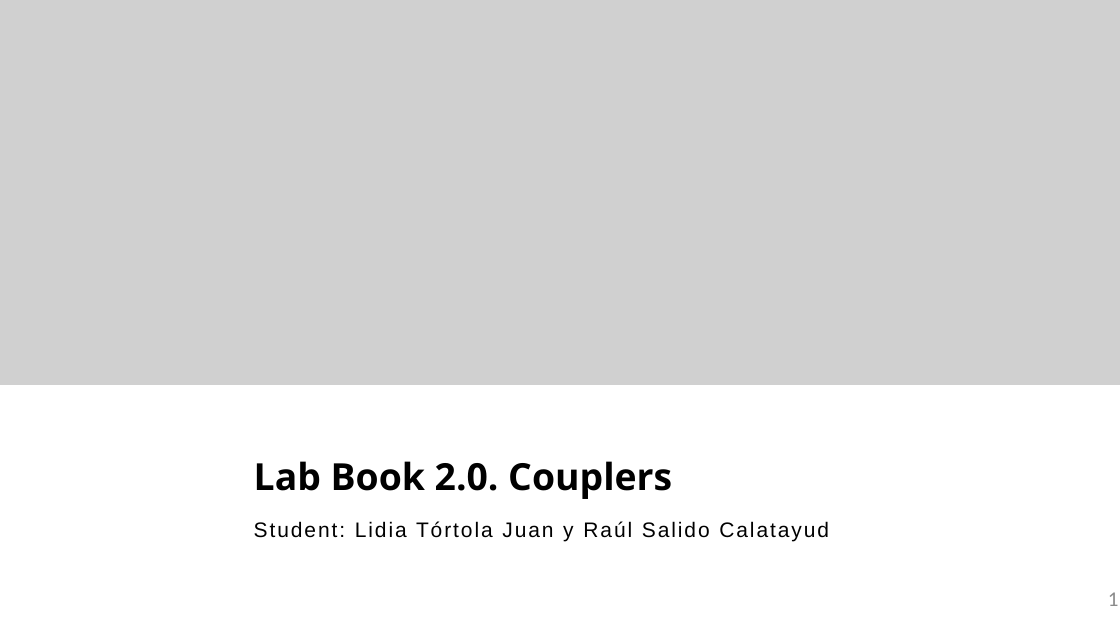
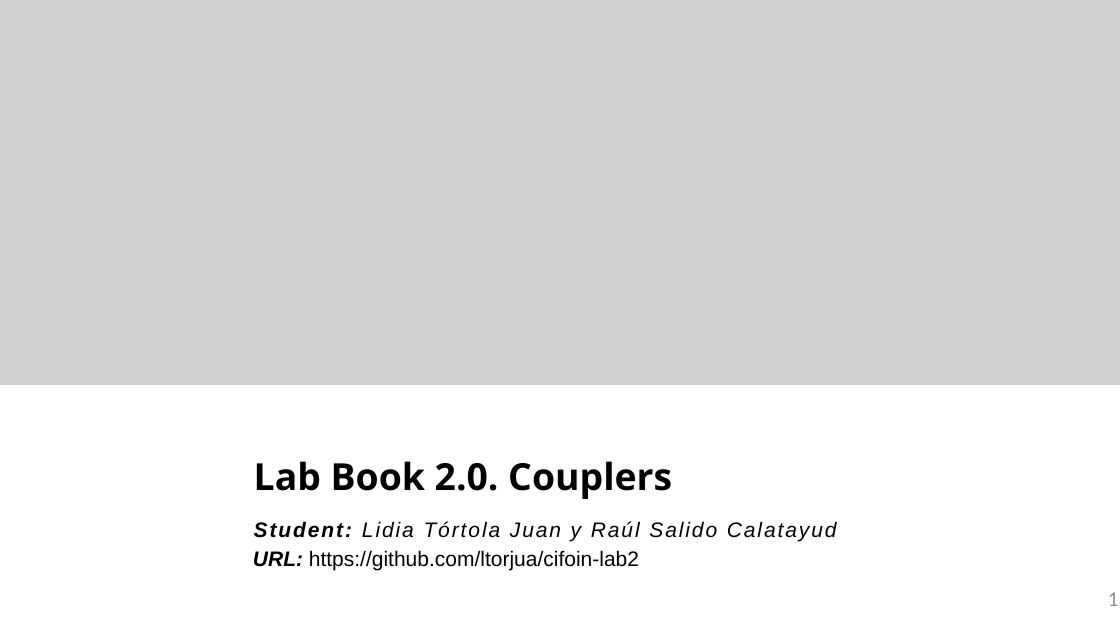
Before and after one commit to ltorjua/cifoin-lab2, a slide deck: slide 1 of LabBook_20.pptx. Drawn at 1120x630 pixels with LibreOffice and Linux fonts; fonts in the diff are those of the drawing; grey boxes stand for pictures; background and template pictures are left out. Boxes give left, top, right and bottom in pixels: in the first picture for what was removed or moved away, otherwise in the second. Text is boxed around its words. In the diff, an @@ line names an element or a change of style, - is before the commit and + after.

```diff
--- a/LabBook_20.pptx
+++ b/LabBook_20.pptx
@@ text "Student: Lidia Tórtola Juan y ..." at box(254, 521, 837, 542): bold on in "Student:"; italic on @@
@@ text added at box(253, 550, 639, 570), 18 pt, text #000000 @@
+URL: https://github.com/ltorjua/cifoin-lab2
```
Also in this commit, not shown: 4 other slides changed, 1 other file.
